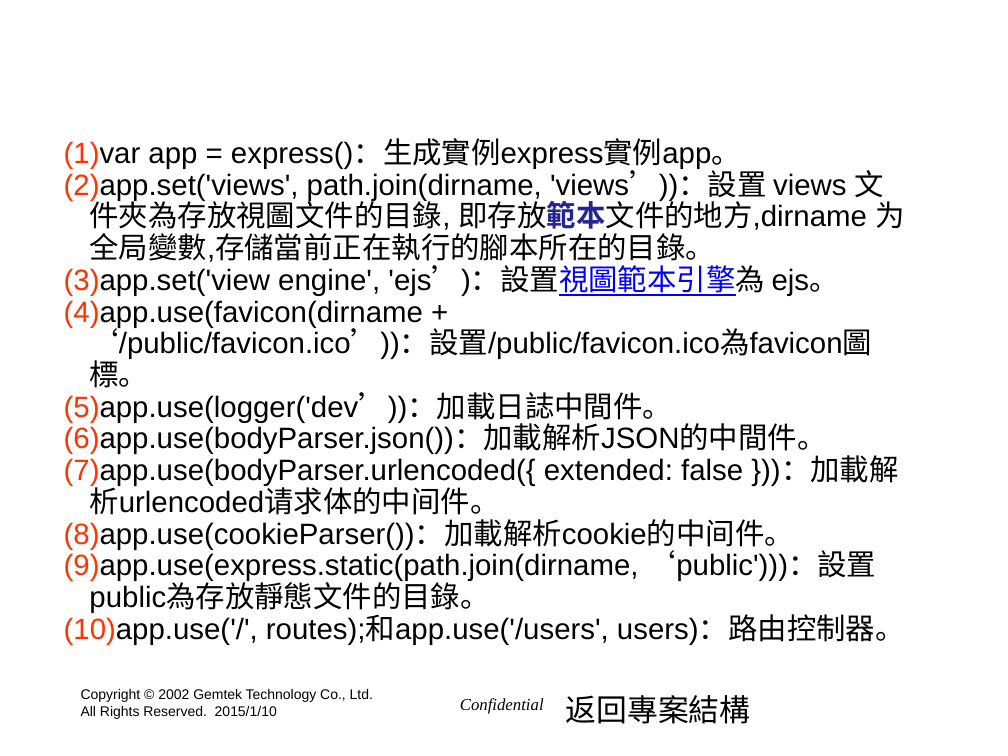
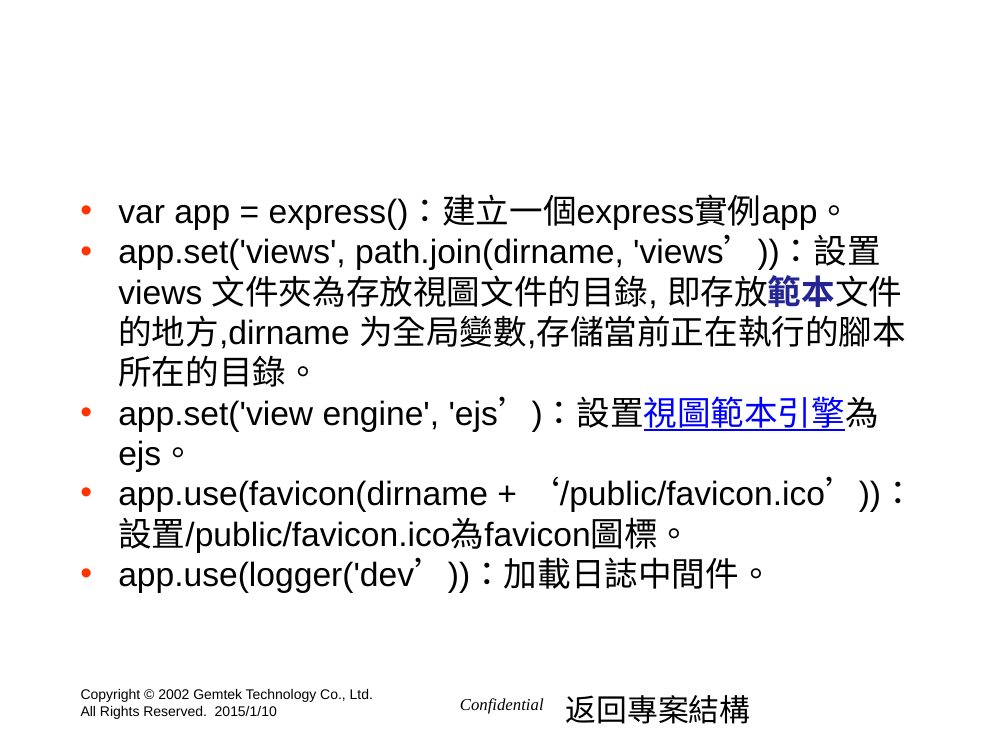
Before and after one commit to hyper570908/demo2, a slide deck: slide 24 of doc/GIot_Session2(win7).pptx. Drawn at 1008x756 pixels with LibreOffice and Linux fonts; fonts in the diff are those of the drawing; background and template pictures are left out. Boxes give left, top, right and bottom in pixels: in the first picture for what was removed or moved away, otherwise in the second. Text is boxed around its words. In the diff, an @@ line names an element or a change of style, - is before the commit and + after.

```diff
--- a/doc/GIot_Session2(win7).pptx
+++ b/doc/GIot_Session2(win7).pptx
@@ text "var app = express()：建立一個express實例app。": place and size @@
-text "var app = express()：建立一個express實例app。" at (64,140,905,645)
+text "var app = express()：建立一個express實例app。" at (118,196,914,593)
@@ text at (118,196,852,230): text changed; size 21 to 24 pt @@
-(1) var app = express()：生成實例express實例app。
+• var app = express()：建立一個express實例app。
@@ text at (118,236,914,593): size 21 to 24 pt in "app.set('views', path.join(dirname, 'views’))：設置 views 文件夾為存 ...", "app.set('view engine', 'ejs’)：設置視圖範本引擎為 ejs。", "app.use(favicon(dirname + ‘/public/favicon.ico’))：設置/public/ ...", "app.use(logger('dev’))：加載日誌中間件。"; bullet (1) to •; line spacing 0.9 to 1 @@
@@ text at (64,425,905,645): paragraphs removed @@
-(6) app.use(bodyParser.json())：加載解析JSON的中間件。
-(7) app.use(bodyParser.urlencoded({ extended: false }))：加載解析urlencoded请求体的中间件。
-(8) app.use(cookieParser())：加載解析cookie的中间件。
-(9) app.use(express.static(path.join(dirname, ‘public')))：設置public為存放靜態文件的目錄。
-(10) app.use('/', routes);和app.use('/users', users)：路由控制器。
```
Also in this commit, not shown: 7 other slides changed, 2 slides added, 2 other files.
